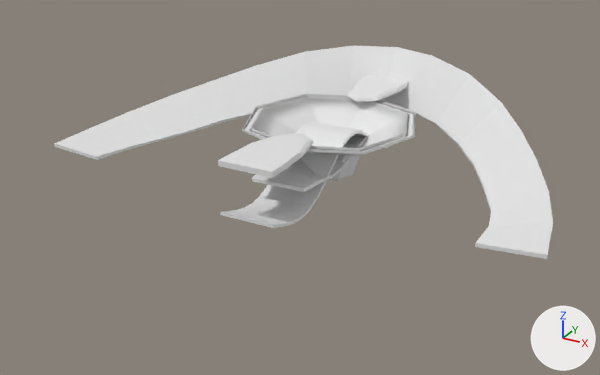
A saved change to the FBX model RollABall_DogaUyan/Assets/Models/ramps2.fbx.
The view is the same before and after, from a 50 mm lens placed at (13.1, -26.2, 11.2), pointed at (-1.4, 0.2, -2.0). The lights are fixed; the arrows at lower right show +X, +Y and +Z.

Names of what the first picture shows: 'Bosluk', 'Kasis', 'Twist', 'U'.
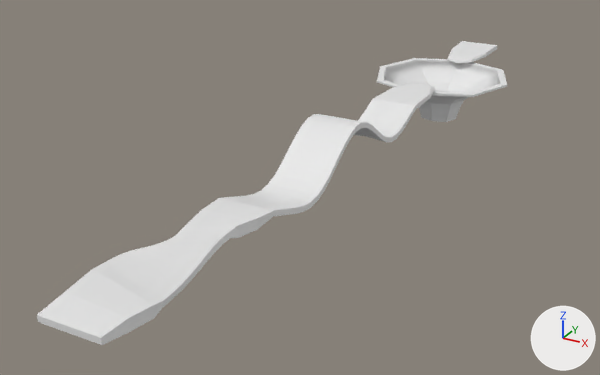
Patch to the scene script:
```diff
--- a/RollABall_DogaUyan/Assets/Models/ramps2.fbx.py
+++ b/RollABall_DogaUyan/Assets/Models/ramps2.fbx.py
@@ me_cube_009 @@
 # used by ob_bosluk; location = (0.0, 0.0, 0.0)
-me_cube_009.from_pydata(...)  # 210 vertices, 200 faces; spans x -3.29..3.29, y -6.0..6.0, z -0.97..1.4
+me_cube_009.from_pydata(...)  # 222 vertices, 227 faces; spans x -3.29..3.29, y -6.0..6.0, z -1.02..1.4
+# me_cube_009 part 2
+# 8 vertices are removed from x -0.88..0.88, y -0.88..0.88, z -0.97
+# 160 faces are deleted
+# 12 vertices are added at x -0.91..0.91, y -4.08..4.08, z -1.02..1.2
+# 8 new vertices lie (0.0, 0.0, -0.12) away from vertices in x -0.87..0.87, y -0.87..0.87, z -0.89
+# 187 new faces join them
@@ me_cube_010 @@
 # used by ob_kasis; location = (0.0, 0.0, 0.0)
-me_cube_010.from_pydata(...)  # 202 vertices, 200 faces; spans x -1.0..1.0, y -6.0..6.0, z -0.98..0.86
+me_cube_010.from_pydata(...)  # 202 vertices, 200 faces; spans x -1.0..1.0, y -6.0..6.0, z -0.93..0.92
+# me_cube_010 part 3: 202 of 202 vertices moved; they spanned x -1.0..1.0, y -6.0..6.0, z -0.98..0.86 and now span x -1.0..1.0, y -6.0..6.0, z -0.93..0.92; mean shift (0.0, 0.0, 0.1); largest move (-1.0, -6.0, -0.46) -> (1.0, 6.0, -0.05)
@@ me_cube_005 @@
 # used by ob_twist; location = (0.0, 0.0, 0.0)
-me_cube_005.from_pydata(...)  # 60 vertices, 57 faces; spans x -1.03..1.03, y -4.0..4.0, z -0.36..0.36
+me_cube_005.from_pydata(...)  # 60 vertices, 58 faces; spans x -1.03..1.03, y -4.0..4.0, z -0.51..0.41
+# me_cube_005 part 1
+# 58 vertices are removed from x -1.03..1.03, y -4.0..4.0, z -0.36..0.36
+# 57 faces are deleted
+# 43 vertices are added at x -1.03..1.02, y -4.0..4.0, z -0.51..0.41
+# 7 new vertices lie (0.02, 0.0, 0.2) away from vertices in x -1.0..1.01, y -1.6..4.0, z -0.4..0.19
+# 8 new vertices lie (0.02, 0.0, -0.2) away from vertices in x -1.03..1.01, y -4.0..1.6, z -0.2..0.39
+# 58 new faces join them
@@ ob_bosluk @@
 ob_bosluk = bpy.data.objects.new('Bosluk', me_cube_009)
-ob_bosluk.location = (0.0, 0.0, 0.0)
+ob_bosluk.location = (0.0, 12.0, -1.3)
@@ ob_kasis @@
 ob_kasis = bpy.data.objects.new('Kasis', me_cube_010)
-ob_kasis.location = (0.0, 0.0, 0.0)
+ob_kasis.location = (0.0, 0.0, 0.1)
@@ ob_u @@
-ob_u = bpy.data.objects.new('U', me_cube_007)
-ob_u.location = (0.0, 0.0, 0.0)
@@ ob_twist @@
 ob_twist = bpy.data.objects.new('Twist', me_cube_005)
-ob_twist.location = (0.0, 0.0, 0.0)
+ob_twist.location = (0.0, -10.0, 0.02)
```

Where the change shows, as pixel boxes [x1, y1, x2, y2] in the pictures (600 x 375 px; the box of a moved part takes in the faces that stretch with it):
'U', deleted
    before: [54, 46, 553, 259]
'Bosluk', reshaped, moved (32% narrower, 23% shorter)
    before: [218, 75, 416, 181]
    after: [373, 41, 507, 122]
'Twist', reshaped, moved
    before: [252, 136, 367, 192]
    after: [37, 198, 274, 345]
'Kasis', reshaped, moved
    before: [220, 122, 392, 228]
    after: [222, 99, 416, 216]
part 2 of me_cube_009, moved or reshaped
    before: [242, 94, 416, 181]
    after: [377, 58, 507, 122]
